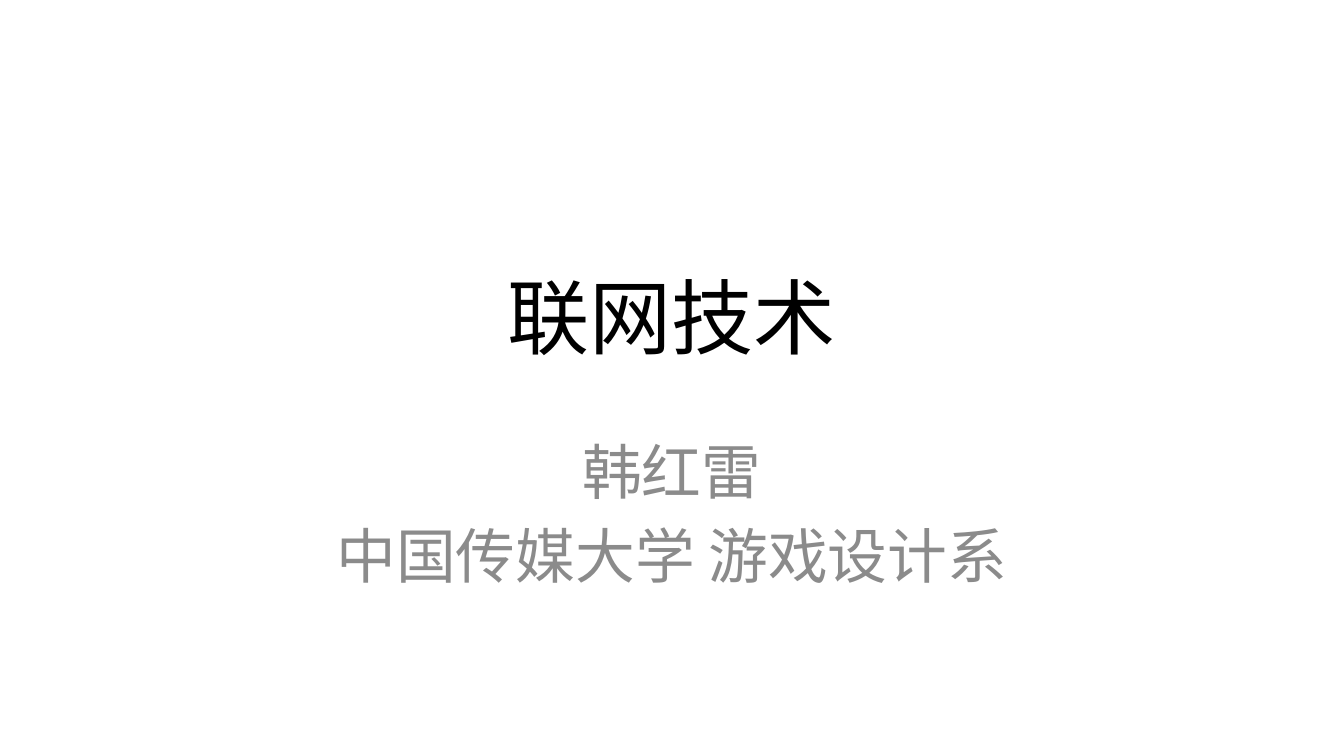
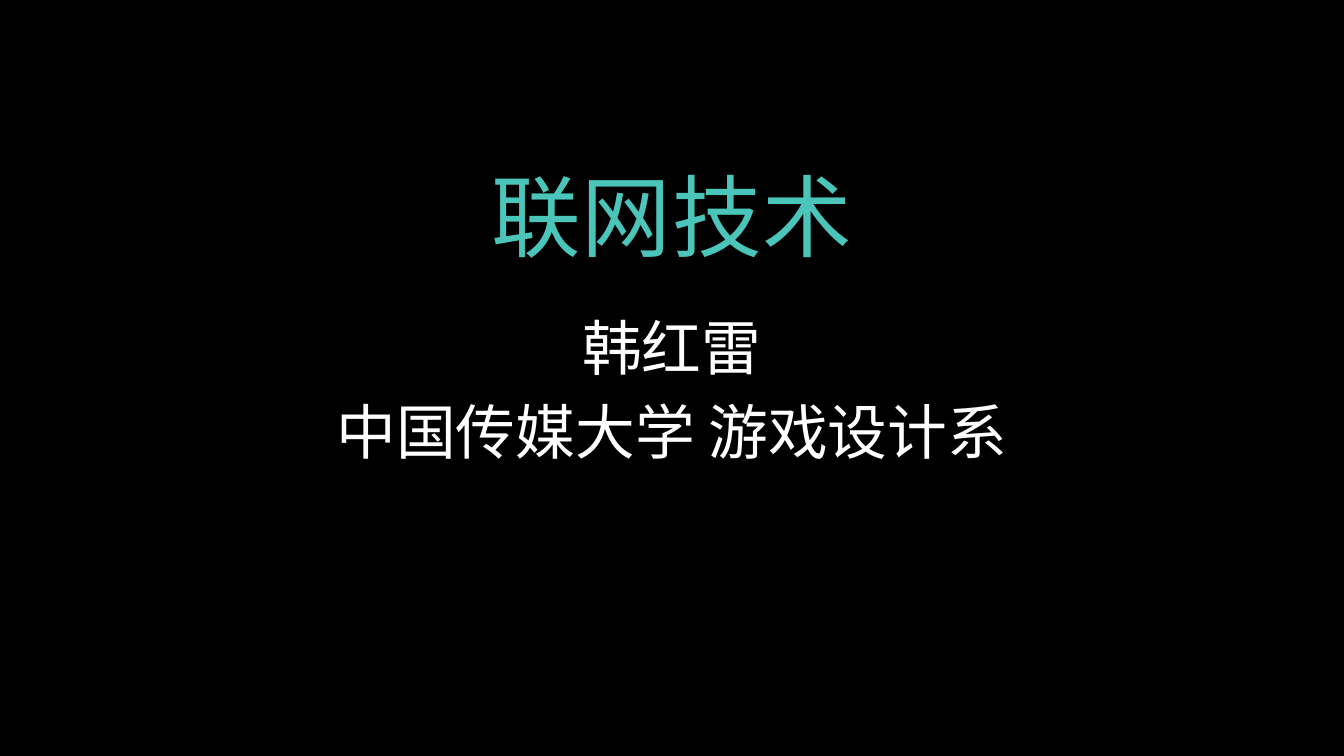
Before and after one commit to hanhonglei/Course_GameEngine, a slide deck: slide 1 of Slides/Principle/15 联网技术/15 联网技术.pptx. Drawn at 1344x756 pixels with LibreOffice and Linux fonts; fonts in the diff are those of the drawing; background and template pictures are left out. Boxes give left, top, right and bottom in pixels: in the first picture for what was removed or moved away, otherwise in the second. Text is boxed around its words. In the diff, an @@ line names an element or a change of style, - is before the commit and + after.

```diff
--- a/Slides/Principle/15 联网技术/15 联网技术.pptx
+++ b/Slides/Principle/15 联网技术/15 联网技术.pptx
@@ background #FFFFFF to picture (left out) @@
@@ title "联网技术": place and size @@
-title "联网技术" at [508,279,836,355]
+title "联网技术" at [491,174,852,258]
@@ title "联网技术" at [491,174,852,258]: size 44 to 48 pt, text colour #000000 to #4BC5B9, letter spacing 0 to 0.5 pt @@
@@ subtitle "韩红雷": place and size @@
-subtitle "韩红雷" at [336,444,1007,583]
+subtitle "韩红雷" at [336,319,1007,459]
@@ subtitle "韩红雷" at [336,319,1007,459]: font Calibri to Times New Roman, text colour #8C8C8C to #FFFFFF @@
```
Also in this commit, not shown: 1 other slide changed, 91 slides added, 6 other files.
